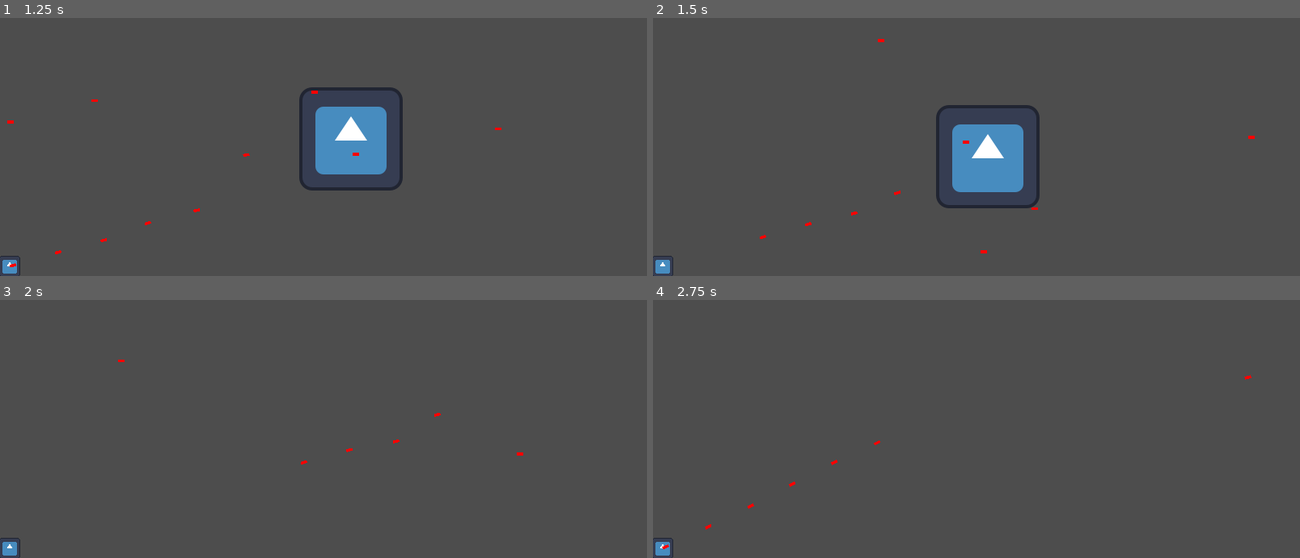
Above: before the commit, frames 1-4 (two rows, left to right).
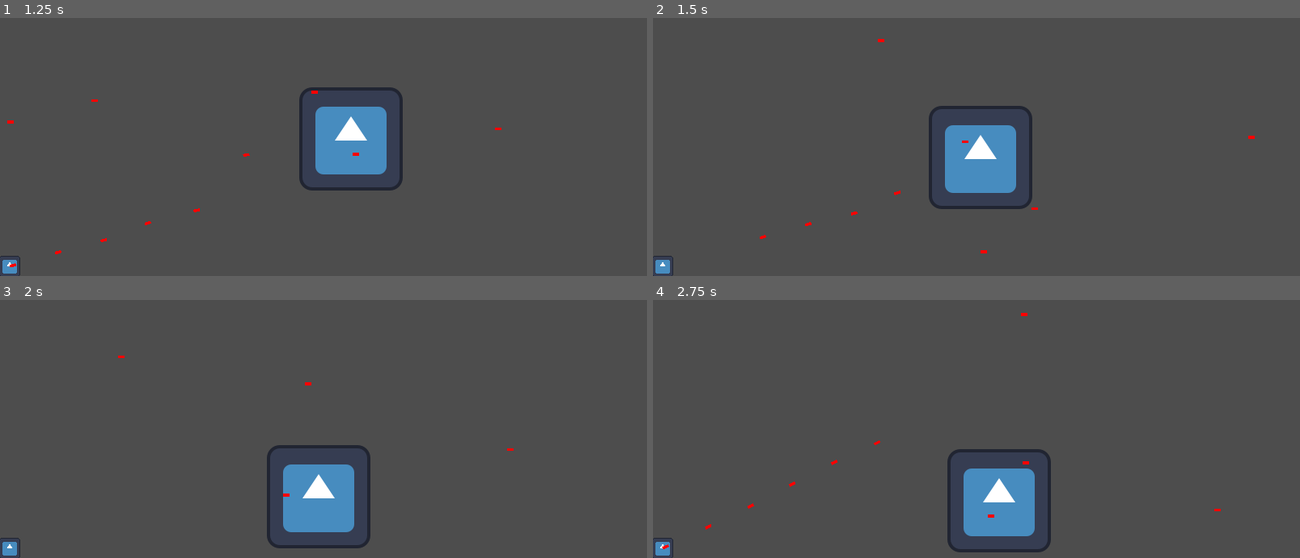
Above: after the commit, the same moments.

Repository: ElTomyDev/jueguito-para-los-pibardos-2
Game: Godot game, scene res://assets/scenes/worlds/level_1.tscn
The game is run twice, just before and just after one commit, with the same random seed, the same clock (stepped at 60 frames per second) and the same inputs. The engine's default icon, where the game draws it, is replaced by a stand-in: a white triangle on a blue panel in a dark square.
Inputs (mouse positions are in pixels of both pictures, inside the frame that each line leads up to):
- Up to frame 1 (1.25 s): move the mouse to (465, 134) at 0.52 s; press the mouse at (465, 134) at 0.53 s
- Up to frame 2 (1.5 s): move the mouse to (847, 159) at 1.27 s; release the mouse at (847, 159) at 1.28 s; click (847, 159) at 1.35 s
- Up to frame 3 (2 s): no input
- Up to frame 4 (2.75 s): move the mouse to (1041, 372) at 2.02 s; press the mouse at (1041, 372) at 2.03 s

Frame 1 is identical in both runs. In frame 2, 1.9% of the frame differs, in the area x 42-60%, y 33-75%; in frame 3, 3.7%, in the area x 18-81%, y 21-97%; in frame 4, 3.7%.

Commit message:
mas problemas

Diff:
--- a/assets/scripts/characters/boss/boss_controller.gd
+++ b/assets/scripts/characters/boss/boss_controller.gd
@@ -107,6 +107,8 @@
 
 func dead_if_can() -> void:
 	if health <= 0:
+		set_process(false)
+		set_physics_process(false)
 		GlobalVars.boss = null
 		queue_free()
 
--- a/assets/scripts/simulation_manager.gd
+++ b/assets/scripts/simulation_manager.gd
@@ -40,8 +40,6 @@
 	 # Esperamos a que ambas entidades estén registradas antes de simular
 	if not is_instance_valid(GlobalVars.boss) or GlobalVars.players.is_empty():
 		return
-	if is_instance_valid(GlobalVars.boss):
-		last_boss_health = GlobalVars.boss.max_health # O 10000.0 directamente
 
 	current_step += 1
 
